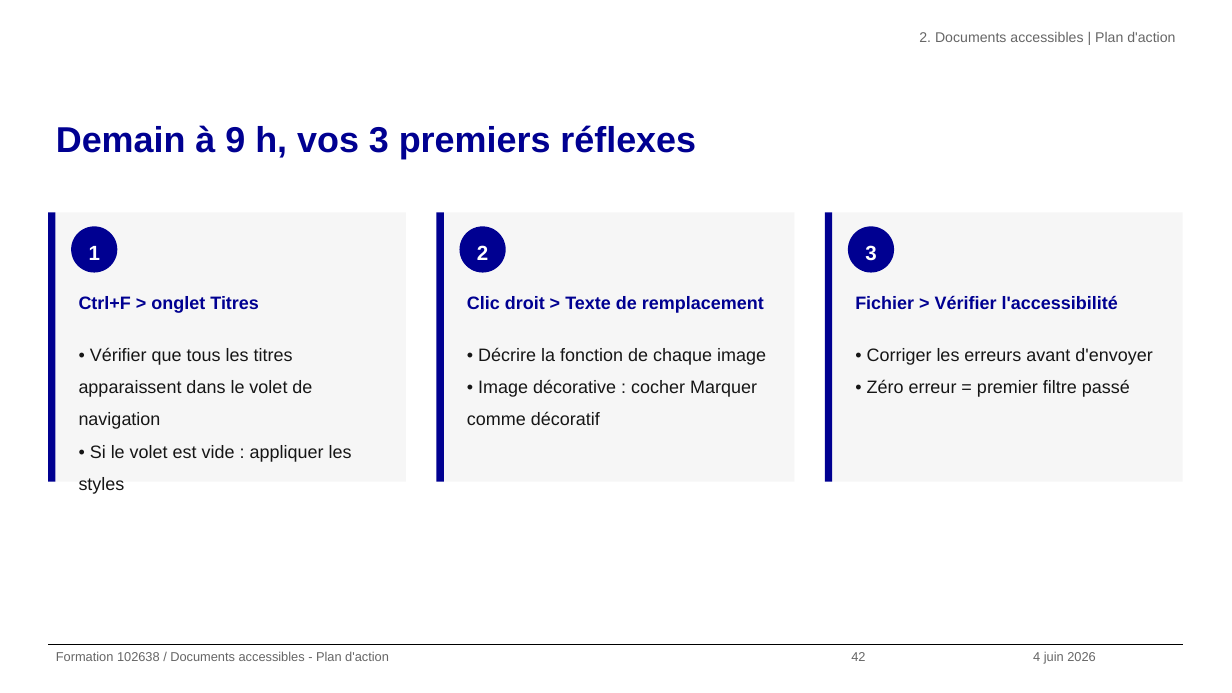
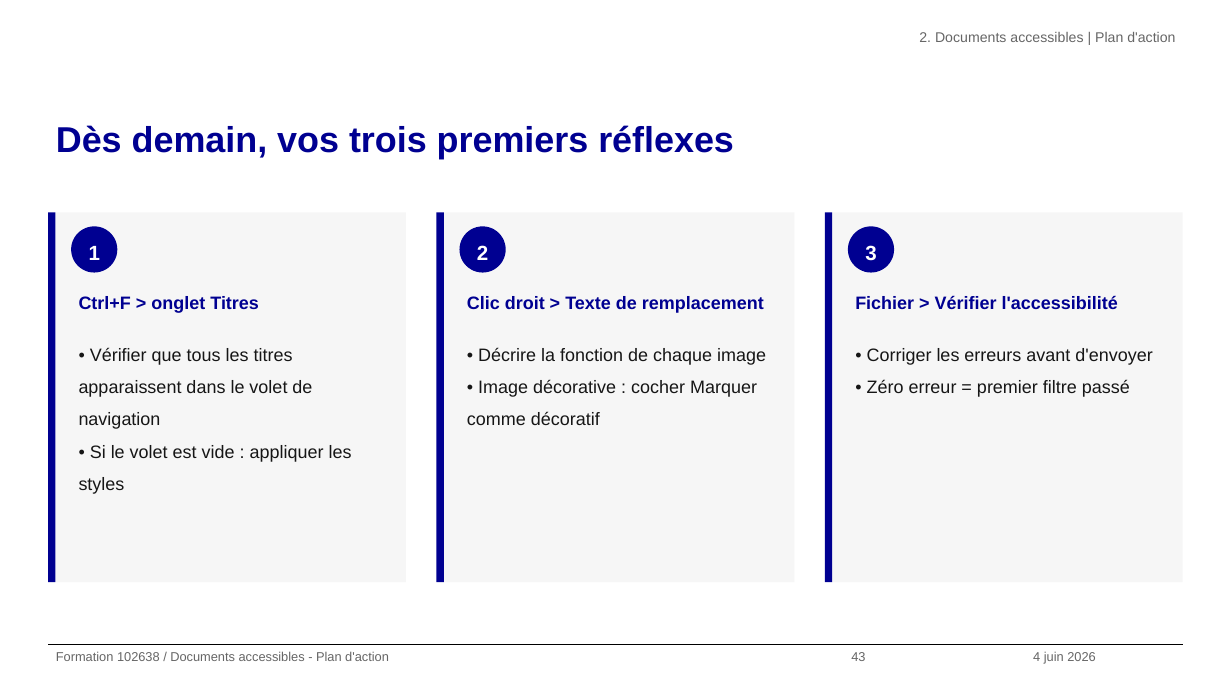
Before and after one commit to alexandra-guiderdoni/usine-fabrication-igpde-102846-ay11, a slide deck: slide 43 of formation-102638-juin-2026.pptx (slide 42 before the commit). Drawn at 1232x693 pixels with LibreOffice and Linux fonts; fonts in the diff are those of the drawing; background and template pictures are left out. Boxes give left, top, right and bottom in pixels: in the first picture for what was removed or moved away, otherwise in the second. Text is boxed around its words. In the diff, an @@ line names an element or a change of style, - is before the commit and + after.

```diff
--- a/formation-102638-juin-2026.pptx
+++ b/formation-102638-juin-2026.pptx
@@ title at (56, 125, 734, 159): text changed @@
-Demain à 9 h, vos 3 premiers réflexes
+Dès demain, vos trois premiers réflexes
@@ rectangle: place and size @@
-rectangle at (48, 213, 55, 482)
+rectangle at (48, 213, 55, 582)
@@ rectangle: place and size @@
-rectangle at (55, 213, 406, 482)
+rectangle at (55, 213, 406, 582)
@@ rectangle: place and size @@
-rectangle at (436, 213, 444, 482)
+rectangle at (436, 213, 444, 582)
@@ rectangle: place and size @@
-rectangle at (444, 213, 794, 482)
+rectangle at (444, 213, 794, 582)
@@ rectangle: place and size @@
-rectangle at (825, 213, 833, 482)
+rectangle at (825, 213, 833, 582)
@@ rectangle: place and size @@
-rectangle at (833, 213, 1183, 482)
+rectangle at (833, 213, 1183, 582)
@@ text at (851, 652, 865, 661): text changed @@
-42
+43
```
Also in this commit, not shown: 66 other slides changed, 5 slides added, 1 slide removed, 47 other files.
